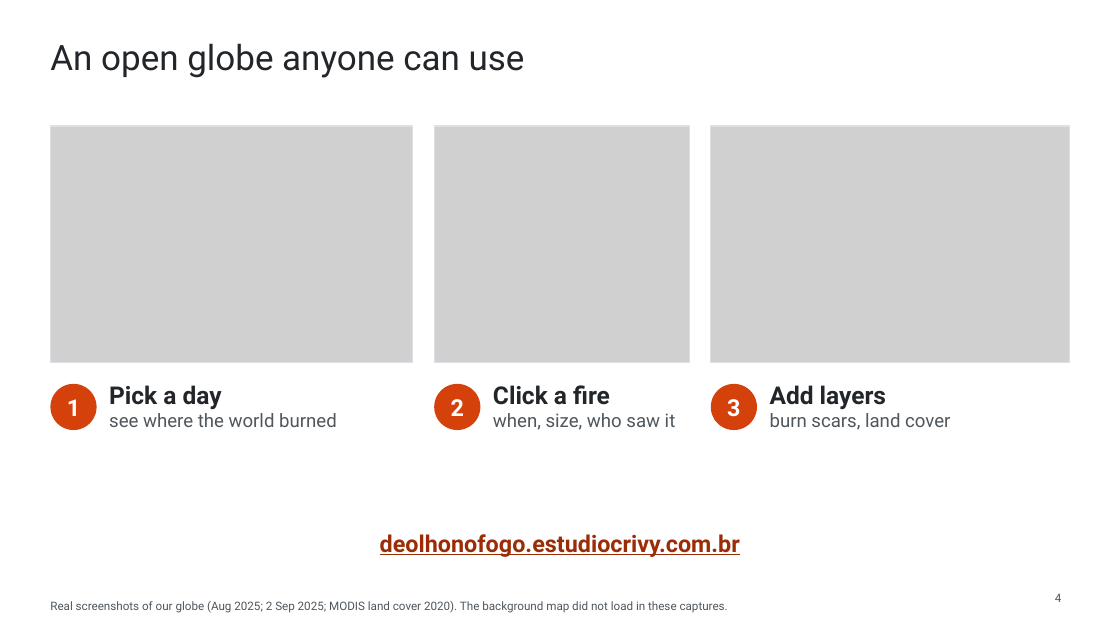
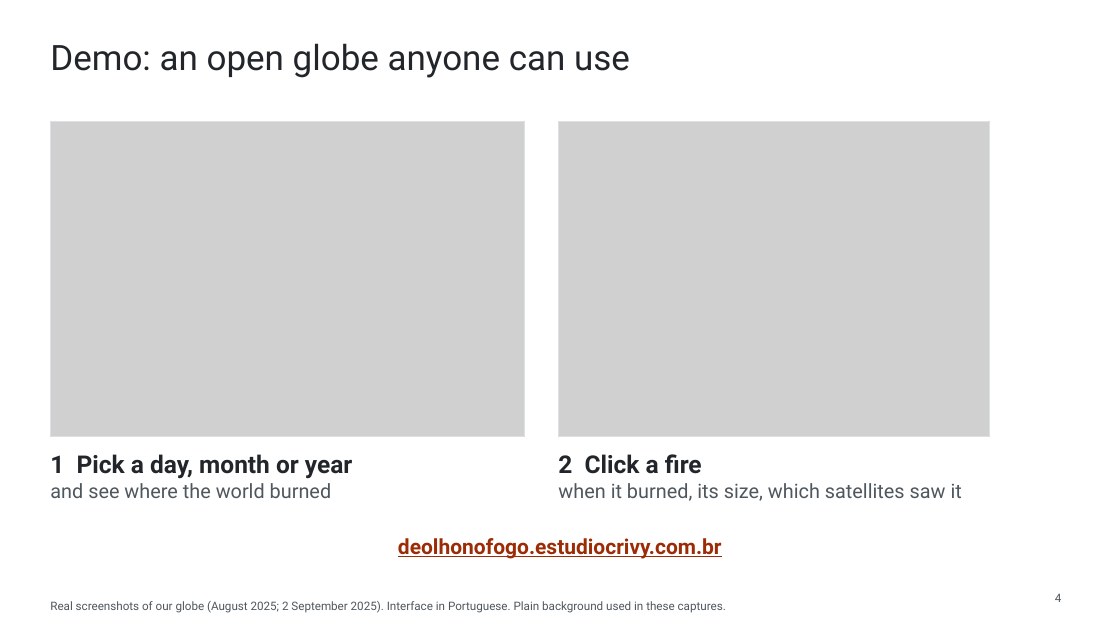
Before and after one commit to WednyFernandes/de-olho-no-fogo, a slide deck: slide 4 of public/apresentacao/de-olho-no-fogo-space-apps-2026-en.pptx. Drawn at 1120x630 pixels with LibreOffice and Linux fonts; fonts in the diff are those of the drawing; grey boxes stand for pictures. Boxes give left, top, right and bottom in pixels: in the first picture for what was removed or moved away, otherwise in the second. Text is boxed around its words. In the diff, an @@ line names an element or a change of style, - is before the commit and + after.

```diff
--- a/public/apresentacao/de-olho-no-fogo-space-apps-2026-en.pptx
+++ b/public/apresentacao/de-olho-no-fogo-space-apps-2026-en.pptx
@@ title at [50,43,630,78]: text changed @@
-An open globe anyone can use
+Demo: an open globe anyone can use
@@ rectangle: place and size @@
-rectangle at [50,126,413,363]
+rectangle at [50,122,525,437]
@@ picture: place and size @@
-picture at [50,126,413,363]
+picture at [50,122,525,437]
@@ picture removed at [434,126,690,363] @@
@@ rectangle removed at [434,126,690,363] @@
@@ rectangle: place and size @@
-rectangle at [711,126,1070,363]
+rectangle at [559,122,990,437]
@@ picture added at [559,122,990,437] @@
@@ picture removed at [711,126,1070,363] @@
@@ ellipse removed at [50,384,97,430] @@
@@ ellipse removed at [434,384,481,430] @@
@@ ellipse removed at [711,384,757,430] @@
@@ text removed at [770,385,950,430] @@
-Add layers
-burn scars, land cover
@@ text removed at [67,399,80,416] @@
-1
@@ text removed at [451,399,464,416] @@
-2
@@ text removed at [727,399,740,417] @@
-3
@@ text at [50,454,352,498]: text changed; size 16 to 17 pt @@
-Pick a day
-see where the world burned
+1 Pick a day, month or year
+and see where the world burned
@@ text at [558,454,962,501]: text changed; size 16 to 17 pt @@
-Click a fire
-when, size, who saw it
+2 Click a fire
+when it burned, its size, which satellites saw it
@@ text "deolhonofogo.estudiocrivy.com.br" at [398,538,722,559]: size 20 to 18 pt @@
@@ text at [50,601,726,613]: text changed @@
-Real screenshots of our globe (Aug 2025; 2 Sep 2025; MODIS land cover 2020). The background map did not load in these captures.
+Real screenshots of our globe (August 2025; 2 September 2025). Interface in Portuguese. Plain background used in these captures.
```
Also in this commit, not shown: 5 other slides changed, 1 slide added, 1 slide removed, 10 other files.
